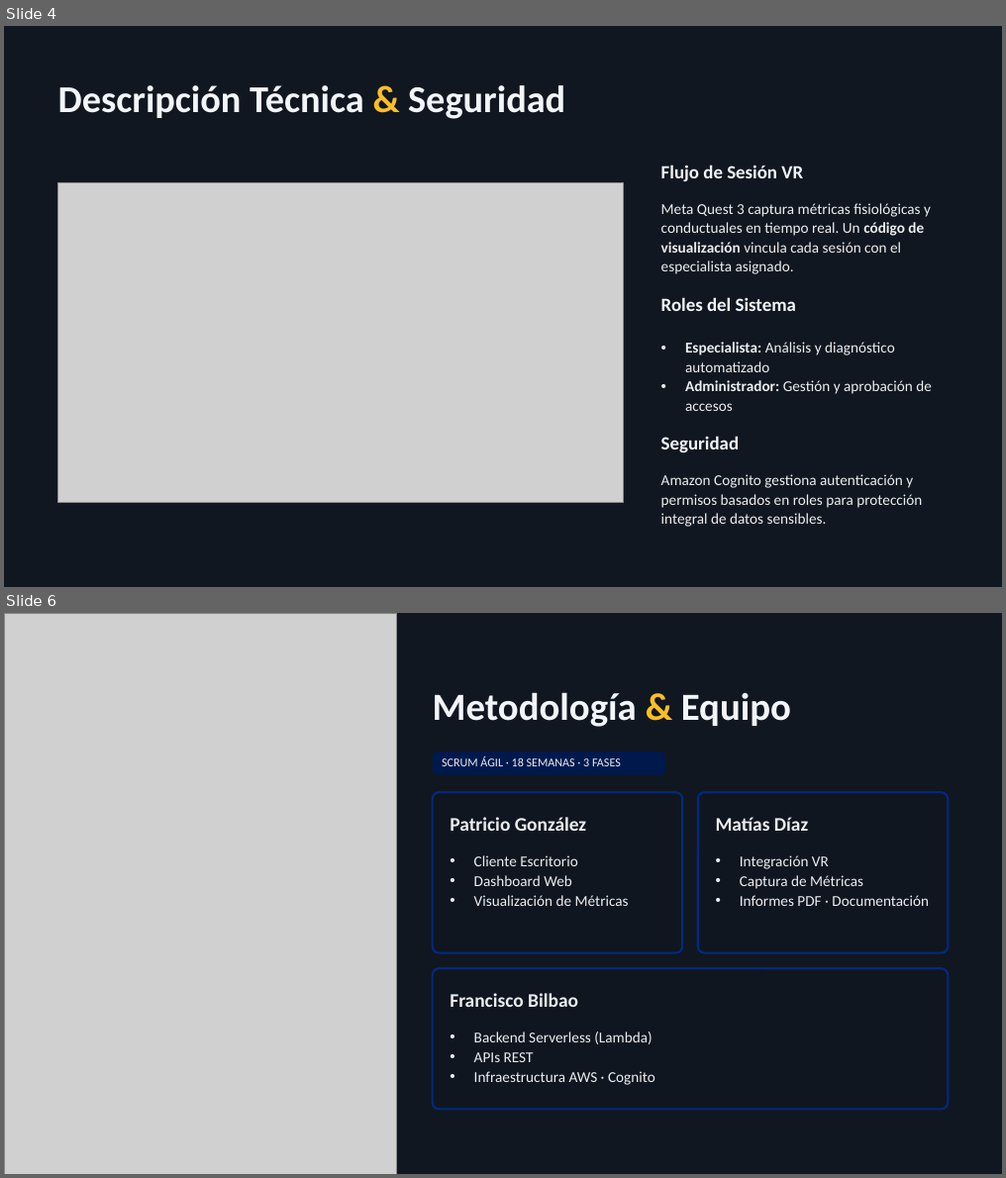
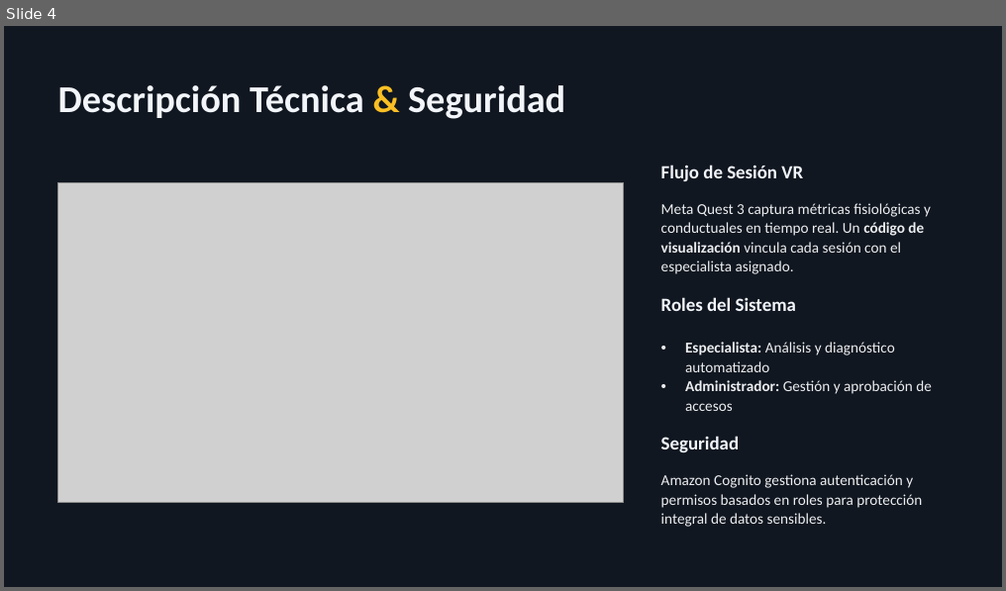
Before and after one commit to PatoGonzalezz/SportMind_VR, a slide deck: Fase 1/Evidencias Grupales/Sportmind presentacion1.pptx. Shown one above the other, each under a label of ours: slides 4 and 6 before the commit, slide 4 after it; the slides between them are not shown. The pictures are 1006x1178 and 1006x591 pixels, drawn with LibreOffice and Linux fonts; fonts in the diff are those of the drawing; grey boxes stand for pictures; background and template pictures are left out; a plain dark background stands for a picture behind light text. Boxes give left, top, right and bottom in pixels: in the first picture for what was removed or moved away, otherwise in the second. Text is boxed around its words. In the diff, an @@ line names an element or a change of style, - is before the commit and + after.

```diff
--- a/Fase 1/Evidencias Grupales/Sportmind presentacion1.pptx
+++ b/Fase 1/Evidencias Grupales/Sportmind presentacion1.pptx
@@ slide 6 removed at <box>4,613,1002,1174</box>, background picture (left out); not listed: 1 template element that a slide beside it also shows @@
@@ picture removed at <box>4,613,397,1174</box> @@
@@ text removed at <box>433,692,791,727</box> @@
-Metodología & Equipo
@@ rounded rectangle removed at <box>433,752,665,774</box> @@
@@ text removed at <box>442,757,621,766</box> @@
-SCRUM ÁGIL · 18 SEMANAS · 3 FASES
@@ rounded rectangle removed at <box>433,792,682,954</box> @@
@@ text removed at <box>450,817,586,831</box> @@
-Patricio González
@@ rounded rectangle removed at <box>698,792,948,954</box> @@
@@ text removed at <box>716,817,808,831</box> @@
-Matías Díaz
@@ text removed at <box>474,856,629,906</box> @@
-• Cliente Escritorio
-• Dashboard Web
-• Visualización de Métricas
@@ text removed at <box>740,856,929,906</box> @@
-• Integración VR
-• Captura de Métricas
-• Informes PDF · Documentación
@@ rounded rectangle removed at <box>433,968,948,1109</box> @@
@@ text removed at <box>450,993,578,1007</box> @@
-Francisco Bilbao
@@ text removed at <box>474,1032,655,1085</box> @@
-• Backend Serverless (Lambda)
-• APIs REST
-• Infraestructura AWS · Cognito
```
Also in this commit, not shown: 7 slides changed, 4 slides added, 2 other slides removed, 2 other files.
